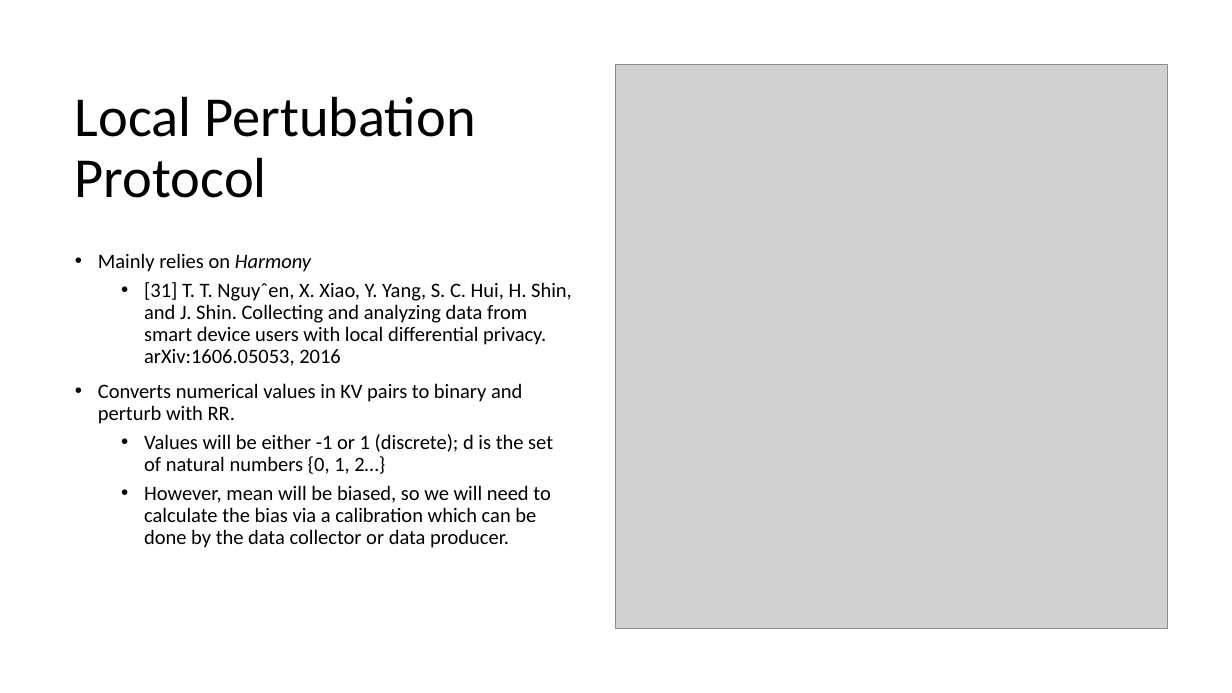
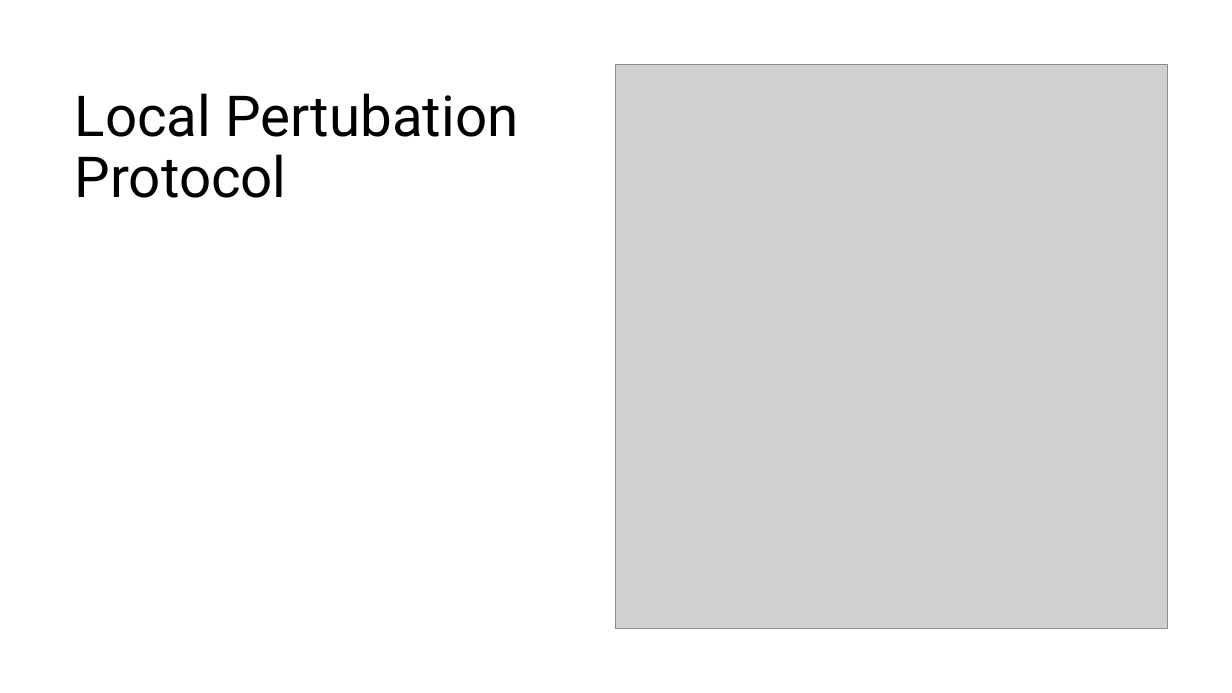
Before and after one commit to CodeFluent/Notes, a slide deck: slide 16 of CS-6223/hw/Grad_Project/Final Documents/PrivKV Differential Privacy for Key Value Structured Data.pptx. Drawn at 1232x693 pixels with LibreOffice and Linux fonts; fonts in the diff are those of the drawing; grey boxes stand for pictures. Boxes give left, top, right and bottom in pixels: in the first picture for what was removed or moved away, otherwise in the second. Text is boxed around its words. In the diff, an @@ line names an element or a change of style, - is before the commit and + after.

```diff
--- a/CS-6223/hw/Grad_Project/Final Documents/PrivKV Differential Privacy for Key Value Structured Data.pptx
+++ b/CS-6223/hw/Grad_Project/Final Documents/PrivKV Differential Privacy for Key Value Structured Data.pptx
@@ title "Local Pertubation Protocol" at (75,93,518,198): font Calibri to Roboto @@
@@ text removed at (98,253,572,548) @@
-• Mainly relies on Harmony
-  • [31] T. T. Nguyˆen, X. Xiao, Y. Yang, S. C. Hui, H. Shin, and J. Shin. Collecting and analyzing data from smart device users with local differential privacy. arXiv:1606.05053, 2016
-• Converts numerical values in KV pairs to binary and perturb with RR.
-  • Values will be either -1 or 1 (discrete); d is the set of natural numbers {0, 1, 2…}
-  • However, mean will be biased, so we will need to calculate the bias via a calibration which can be done by the data collector or data producer.
```
Also in this commit, not shown: 2 other slides changed.
